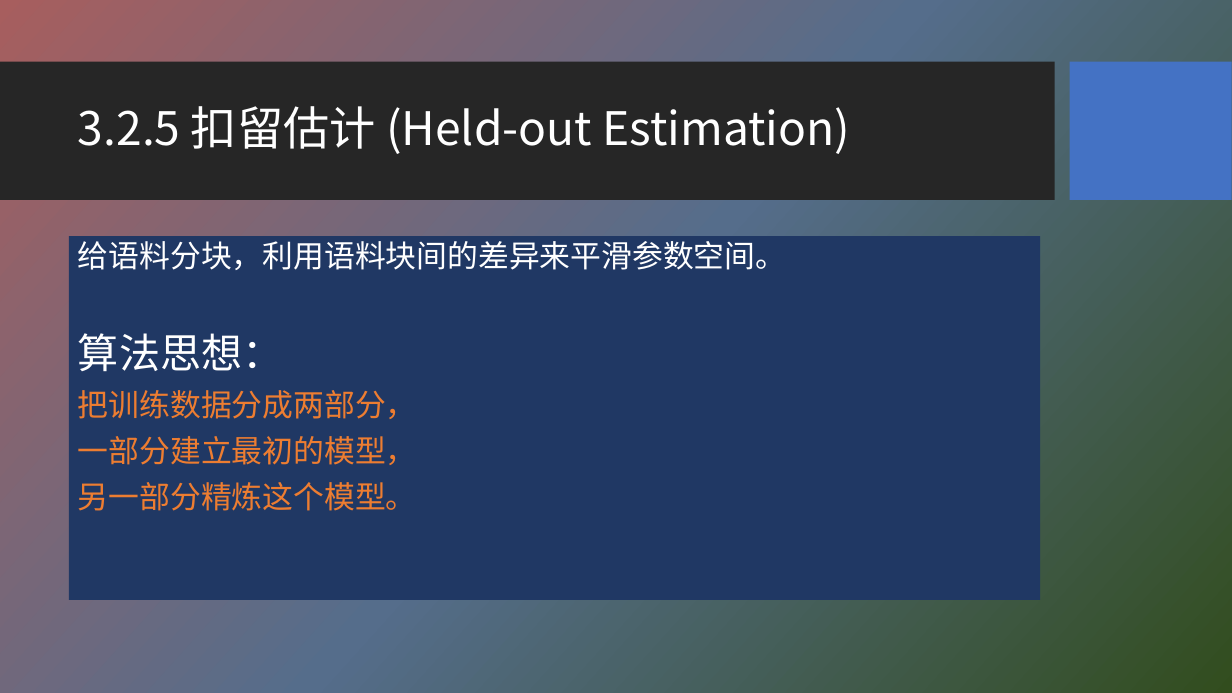
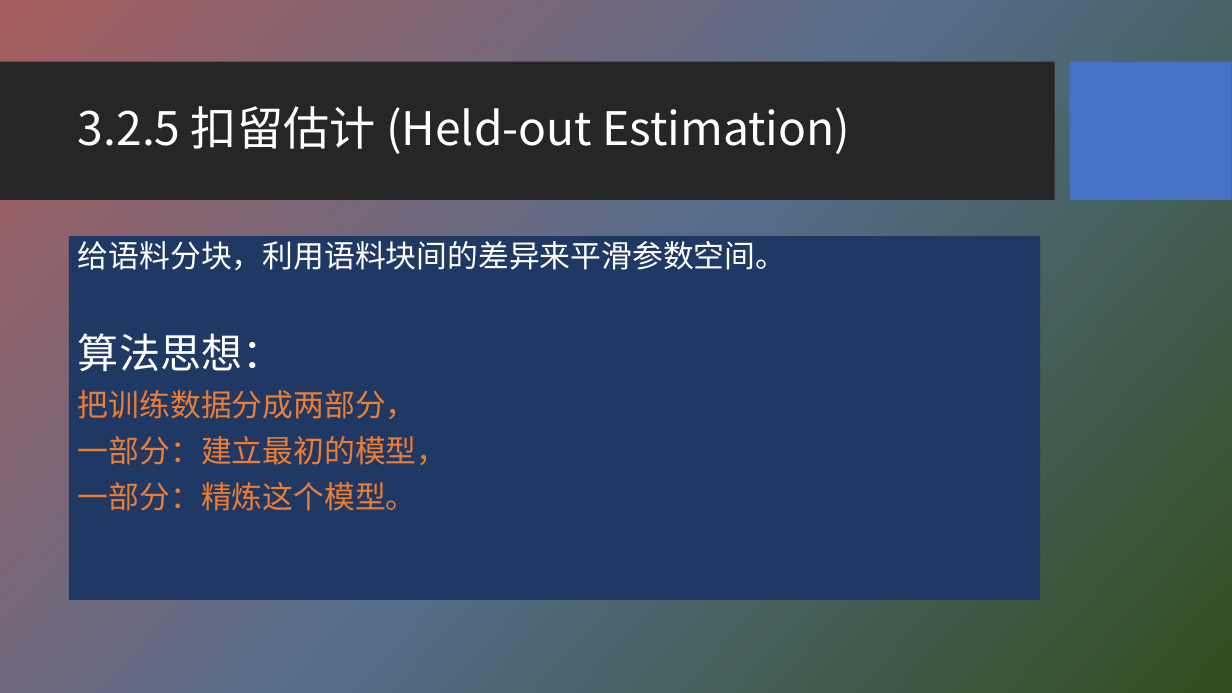
Before and after one commit to HBU/NLP_PPT, a slide deck: slide 24 of PPT-2020/ch03 n元语法模型.pptx (slide 25 before the commit). Drawn at 1232x693 pixels with LibreOffice and Linux fonts; fonts in the diff are those of the drawing; background and template pictures are left out. Boxes give left, top, right and bottom in pixels: in the first picture for what was removed or moved away, otherwise in the second. Text is boxed around its words. In the diff, an @@ line names an element or a change of style, - is before the commit and + after.

```diff
--- a/PPT-2020/ch03 n元语法模型.pptx
+++ b/PPT-2020/ch03 n元语法模型.pptx
@@ text at (78,436,448,511): text changed @@
-一部分建立最初的模型，
-另一部分精炼这个模型。
+一部分：建立最初的模型，
+一部分：精炼这个模型。
```
Also in this commit, not shown: 16 other slides changed, 1 slide removed.
